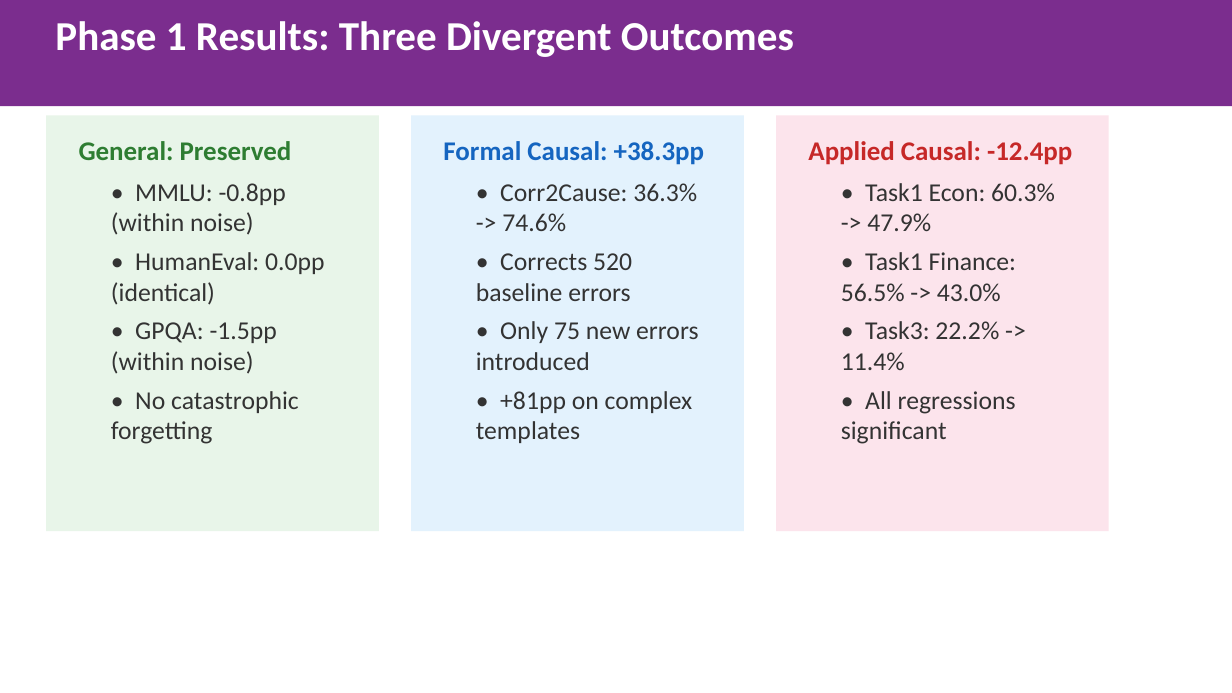
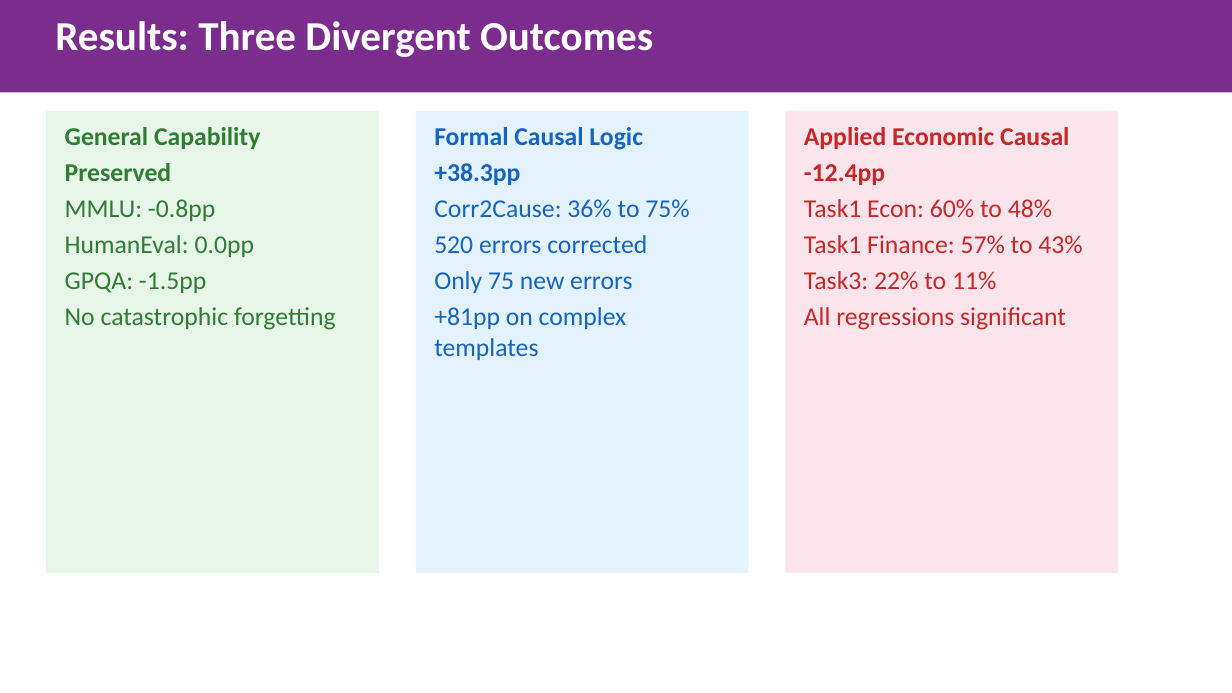
Before and after one commit to gbangban/ai-ideology-study, a slide deck: slide 4 of docs/proposals/peer_review_progress_slides.pptx (slide 3 before the commit). Drawn at 1232x693 pixels with LibreOffice and Linux fonts; fonts in the diff are those of the drawing. Boxes give left, top, right and bottom in pixels: in the first picture for what was removed or moved away, otherwise in the second. Text is boxed around its words. In the diff, an @@ line names an element or a change of style, - is before the commit and + after.

Commit message:
style: refine slide generator and update paper narrative
Update `generate_peer_review_slides.py` with a structured story arc,
style guide, and new background fill utilities for visual consistency.
Refine LaTeX narrative to remove hedging language and clarify the
distinction between formal and applied causal reasoning results.
Add research reference PDFs to `.gitignore` to exclude large files.

```diff
--- a/docs/proposals/peer_review_progress_slides.pptx
+++ b/docs/proposals/peer_review_progress_slides.pptx
@@ rectangle "Results: Three Divergent Outcomes": place and size @@
-rectangle "Results: Three Divergent Outcomes" at (0,0,1232,106)
+rectangle "Results: Three Divergent Outcomes" at (0,0,1232,92)
@@ text in rectangle at (55,21,653,57): text changed @@
-Phase 1 Results: Three Divergent Outcomes
+Results: Three Divergent Outcomes
@@ rectangle "General Capability": place and size @@
-rectangle "General Capability" at (111,183,325,444)
+rectangle "General Capability" at (46,111,379,573)
@@ rectangle "General Capability" at (46,111,379,573): fill none to #E8F5E9 @@
@@ rectangle removed at (46,116,379,531) @@
@@ rectangle removed at (411,116,744,531) @@
@@ rectangle added at (416,111,749,573), fill #E3F2FD, 20 pt, text #1565C0 @@
+Formal Causal Logic
++38.3pp
+Corr2Cause: 36% to 75%
+520 errors corrected
+Only 75 new errors
++81pp on complex templates
@@ rectangle removed at (776,116,1109,531) @@
@@ rectangle added at (786,111,1118,573), fill #FCE4EC, 20 pt, text #C62828 @@
+Applied Economic Causal
+-12.4pp
+Task1 Econ: 60% to 48%
+Task1 Finance: 57% to 43%
+Task3: 22% to 11%
+All regressions significant
@@ text in rectangle at (65,127,336,330): text changed; text colour #333333 to #2E7D32 @@
-• MMLU: -0.8pp (within noise)
-• HumanEval: 0.0pp (identical)
-• GPQA: -1.5pp (within noise)
-• No catastrophic forgetting
+General Capability
+Preserved
+MMLU: -0.8pp
+HumanEval: 0.0pp
+GPQA: -1.5pp
+No catastrophic forgetting
@@ text removed at (79,141,292,160) @@
-General: Preserved
@@ text removed at (443,141,704,165) @@
-Formal Causal: +38.3pp
@@ text removed at (808,141,1072,165) @@
-Applied Causal: -12.4pp
@@ text removed at (476,183,698,443) @@
-• Corr2Cause: 36.3% -> 74.6%
-• Corrects 520 baseline errors
-• Only 75 new errors introduced
-• +81pp on complex templates
@@ text removed at (841,183,1055,444) @@
-• Task1 Econ: 60.3% -> 47.9%
-• Task1 Finance: 56.5% -> 43.0%
-• Task3: 22.2% -> 11.4%
-• All regressions significant
```
Also in this commit, not shown: 1 other slide changed, 7 slides added, 8 slides removed, 9 other files.
